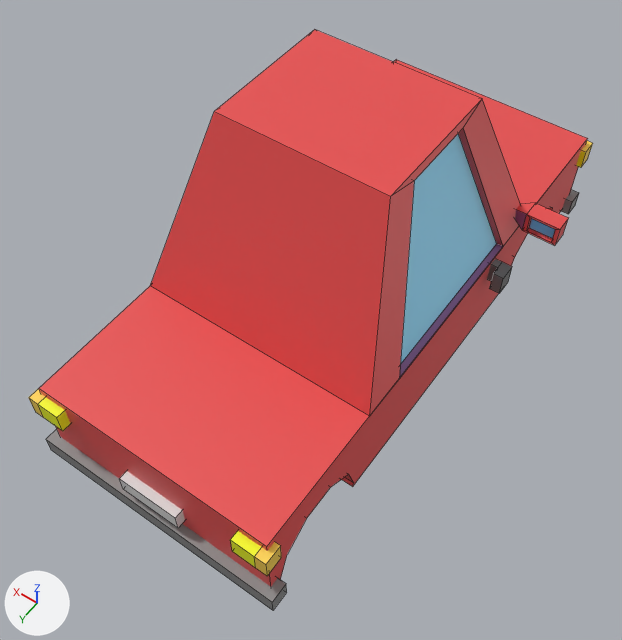
The FBX model Assets/Models/Vehicles/carRed.fbx as it was, and as the next commit left it.
Rendered twice from a 50 mm lens placed at (-2.11, 3.35, 5.31), pointed at (-0.11, 0.55, 0.9). The lights are fixed; the arrows at lower left show +X, +Y and +Z. Mesh edges are drawn as thin lines. Where no turn or scale is listed for an object, it has been applied to the vertices.

Objects in the first picture: 'RedCar'.
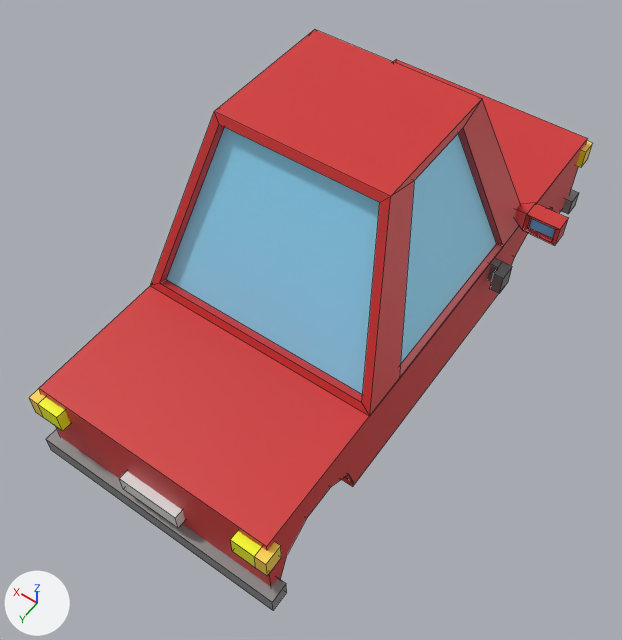
Commit message: Improved Car Models

Pixel boxes (x1, y1, x2, y2) of what changed, in the pictures (622 x 640 px):
part 1 of me_cube_001, built on
    both: (150, 112, 391, 416)
part 2 of me_cube_001, surface changed
    both: (39, 30, 588, 586)

What changed in the scene script:
```text
Change me_cube_001:
    used by ob_redcar; location = (0.0, 0.0, 0.0)
    verts and faces of me_cube_001; kept vertices keep their numbers, new ones are numbered from 250
    before: 215 (-0.85, 1.0, 1.03) at pixel (369, 416), 222 (0.85, 1.0, 1.03) at pixel (150, 285), 227 (0.56, 0.53, 2.26) at pixel (214, 111), 228 (-0.59, 0.53, 2.26) at pixel (390, 196)
    remove me_cube_001.from_pydata(...)  # 250 vertices, 185 faces; spans x -1.15..1.14, y -2.04..2.05, z 0.33..2.26
    add me_cube_001.from_pydata(...)  # 258 vertices, 193 faces; spans x -1.15..1.14, y -2.04..2.05, z 0.33..2.26
    me_cube_001 part 1
    add delete_faces([(215, 228, 227, 222)])
    add verts[250] = (-0.78, 0.98, 1.08)  # pixel (361, 402)
    add verts[251] = (0.78, 0.98, 1.08)  # pixel (159, 283)
    add verts[252] = (0.51, 0.55, 2.21)  # pixel (219, 124)
    add verts[253] = (-0.54, 0.55, 2.21)  # pixel (379, 202)
    add verts[254] = (-0.78, 0.92, 1.06)
    add verts[255] = (0.78, 0.92, 1.06)  # pixel (166, 279)
    add verts[256] = (-0.54, 0.49, 2.18)
    add verts[257] = (0.51, 0.49, 2.18)
    add faces += [(251, 255, 257, 252), (215, 250, 251, 222), (227, 252, 253, 228), (222, 251, 252, 227), (215, 228, 253, 250), (254, 256, 257, 255)]
    add faces += [(250, 254, 255, 251), (250, 253, 256, 254), (252, 257, 256, 253)]
    me_cube_001 part 2: 93 kept faces spanning x -1.15..1.14, y -2.0..1.98, z 0.35..2.26 get new texture (UV) coordinates
```
